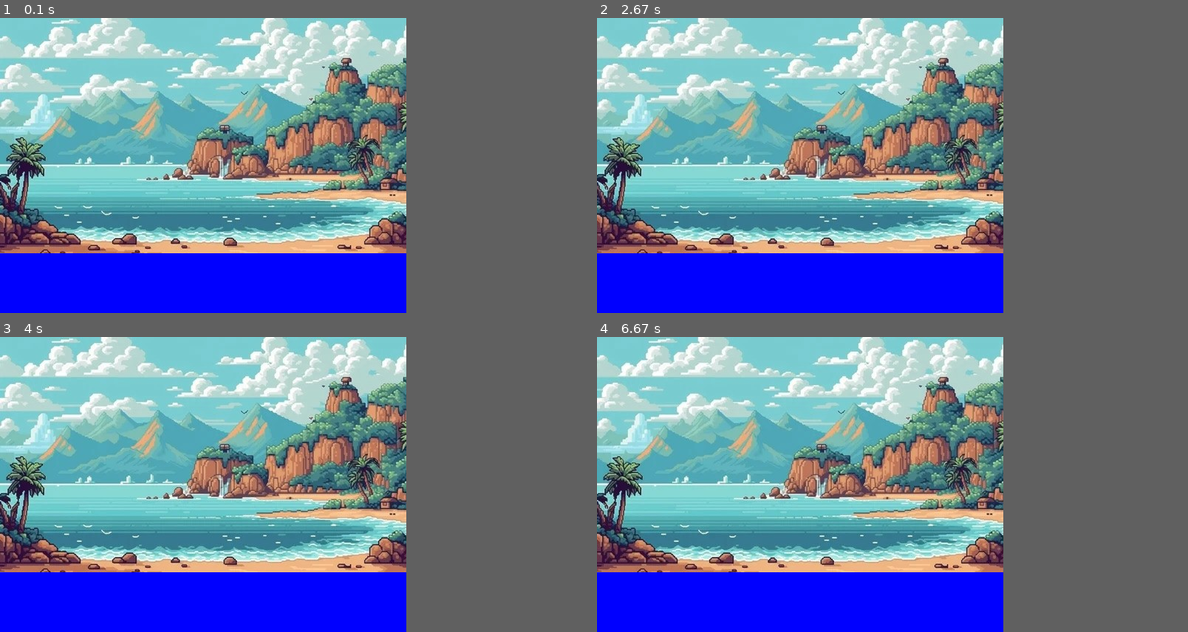
Above: before the commit, frames 1-4 (two rows, left to right).
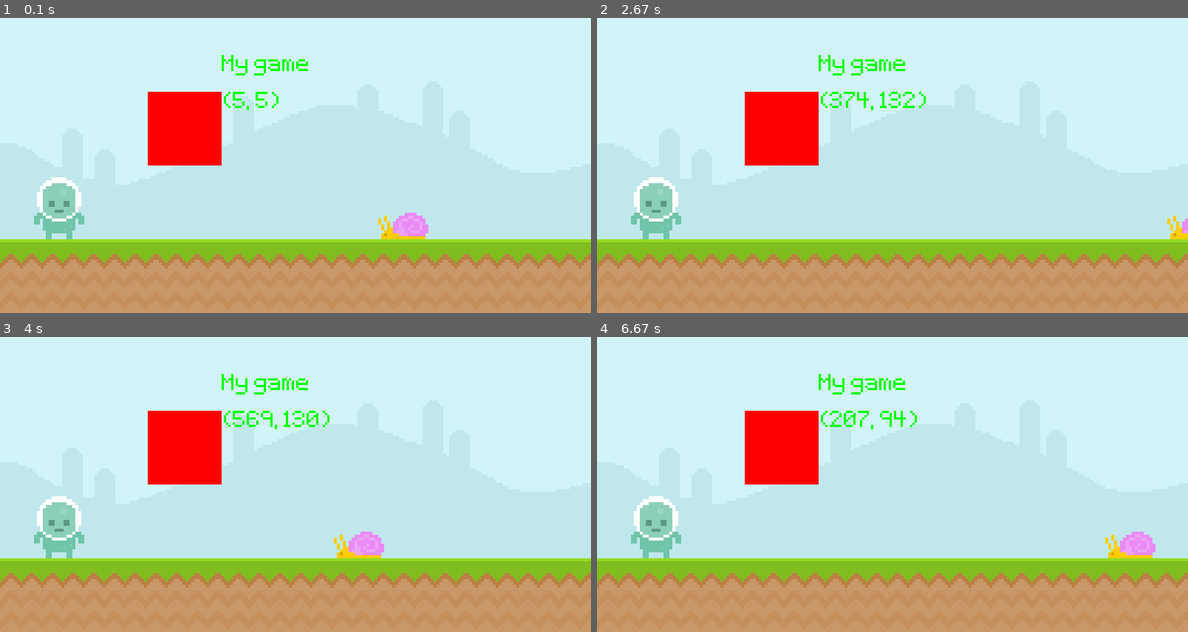
Above: after the commit, the same moments.

Repository: Nathan-Holmquist/PyGame
Game: pygame game, started from game.py
Same seed, same stepped clock (60 frames per second), same inputs: the game is played once before the commit and once after it.
Inputs (mouse positions are in pixels of both pictures, inside the frame that each line leads up to):
- Up to frame 1 (0.1 s): no input
- Up to frame 2 (2.67 s): click (656, 206) at 0.38 s; click (892, 183) at 0.72 s; click (709, 121) at 1.05 s; click (1111, 268) at 1.38 s; click (904, 65) at 1.72 s; click (862, 242) at 2.05 s; click (874, 115) at 2.38 s
- Up to frame 3 (4 s): click (212, 422) at 2.72 s; click (449, 457) at 3.05 s; click (478, 478) at 3.38 s; click (419, 431) at 3.72 s
- Up to frame 4 (6.67 s): click (721, 425) at 4.05 s; click (916, 472) at 4.38 s; click (721, 466) at 4.72 s; click (803, 570) at 5.05 s; click (715, 593) at 5.38 s; click (797, 390) at 5.72 s; click (833, 472) at 6.05 s; click (750, 407) at 6.38 s
The window is 550x400 before the commit and 800x400 after it. Grey fills any space a smaller window leaves; there, only what the larger window draws over its background counts as a difference.

The runs differ from the first frame. In frame 1, 74% of the frame differs, in the area x 0-100%, y 0-100%; in frame 2, 74%; in frame 3, 74%; in frame 4, 74%.

Commit message:
added a ton of assets (totally stole them)

Diff:
--- a/game.py
+++ b/game.py
@@ -1,11 +1,36 @@
 import pygame
+from sys import exit
 
-screen = pygame.display.set_mode((550,400))
+pygame.init()
+screen = pygame.display.set_mode((800,400))
 screen.fill("blue")
 clock = pygame.time.Clock()
+test_font = pygame.font.Font('font\\Pixeltype.ttf',50)
 
-ground = pygame.image.load("graphics\\darkGrass.jpg")
-backGround = pygame.image.load("graphics\\Backgrounds\\niceBackground.jpg")
+ground = pygame.image.load("graphics\\ground.png").convert()
+backGround = pygame.image.load("graphics\\sky.png").convert()
+text_surface = test_font.render('My game', False, 'Green')
+color_surface = pygame.Surface((100,100))
+color_surface.fill("red")
+
+
+
+
+
+
+# PLAYER CORDS
+player_x_pos = 0
+player_y_pos = 0
+
+
+snail_surface = pygame.image.load("graphics\\snail\\snail1.png").convert_alpha()
+snail_hitbox = snail_surface.get_rect(bottomright = (600, 300))
+
+player_surface = pygame.image.load("graphics\\Player\\player_stand.png").convert_alpha()
+player_hitbox = player_surface.get_rect(midbottom = (80,300))
+
+
+
 
 while True:
     for event in pygame.event.get():
@@ -13,8 +38,33 @@
             pygame.quit()
             exit()
 
-    screen.blit(ground, (0,0))
+
     screen.blit(backGround, (0,0))
+    screen.blit(ground, (0,300))
+    screen.blit(text_surface, (300,50))
+    screen.blit(snail_surface, (snail_hitbox))
+    screen.blit(player_surface, player_hitbox)
+    screen.blit(color_surface,(200,100))
+
+
+
+    snail_hitbox.left -= 4
+    if snail_hitbox.right < 0 : snail_hitbox.left = 800
+
+    # if player_hitbox.colliderect(snail_hitbox):
+    #     color_surface.fill('green')
+    # else:
+    #     color_surface.fill('red')
+
+    mouse_pos = pygame.mouse.get_pos()
+    print(mouse_pos)
+    mouse_pos_text = test_font.render(str(mouse_pos), False, 'Green')
+    screen.blit(mouse_pos_text, (300,100))
+
+    if player_hitbox.collidepoint(mouse_pos):
+        color_surface.fill('green')
+    else:
+        color_surface.fill('red')
 
     clock.tick(60)
     pygame.display.update()
--- a/tempCodeRunnerFile.py
+++ b/tempCodeRunnerFile.py
@@ -1,5 +1,3 @@
-
-    screen.blit(surface, (540,280))
-
-
-    clock.tick(60)
+    screen.blit(backGround, (0,0))
+    screen.blit(ground, (0,300))
+    screen.blit(text_surface, (300,50))
Binary file added: font/Pixeltype.ttf
Binary file removed: graphics/Backgrounds/NiceBackground.jpg
Empty file removed: graphics/Backgrounds/py.txt
Binary file added: graphics/Fly/Fly1.png
Binary file added: graphics/Fly/Fly2.png
Binary file added: graphics/Player/jump.png
Binary file added: graphics/Player/player_stand.png
Binary file added: graphics/Player/player_walk_1.png
Binary file added: graphics/Player/player_walk_2.png
Binary file added: graphics/Sky.png
Binary file removed: graphics/darkGrass.jpg
Binary file added: graphics/ground.png
(and 4 more such lines)
